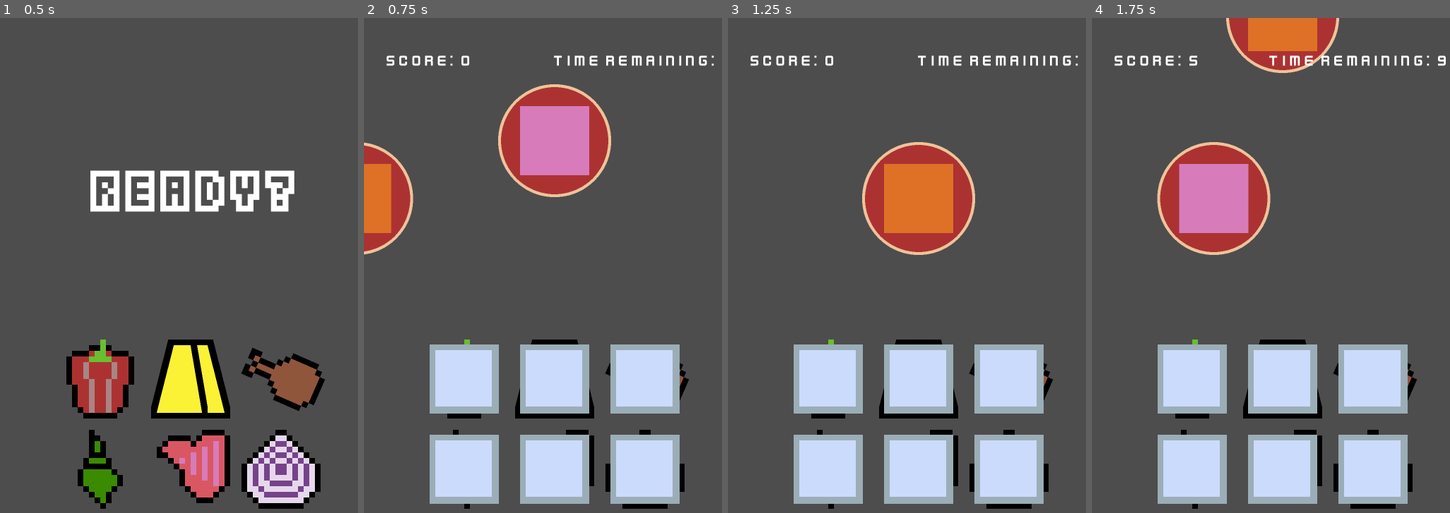
Above: before the commit, frames 1-4 (left to right).
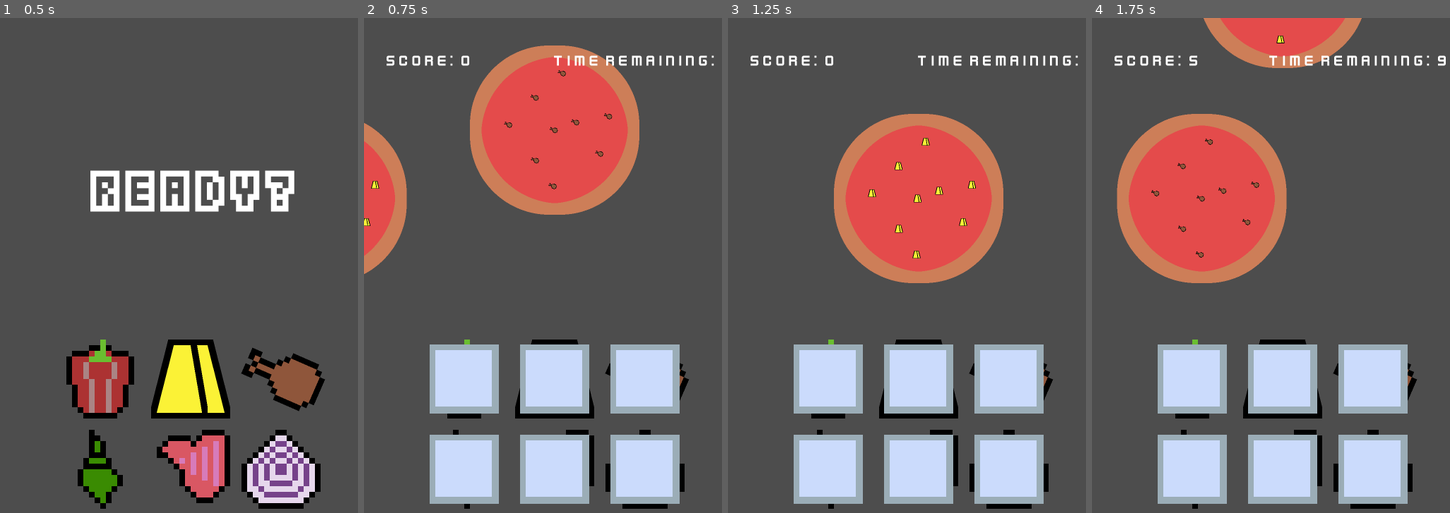
Above: after the commit, the same moments.

Repository: msanatan/EasyPizza
Game: Godot game, scene res://levels/main/game.tscn
The game is run twice, just before and just after one commit, with the same random seed, the same clock (stepped at 60 frames per second) and the same inputs.
Inputs (mouse positions are in pixels of both pictures, inside the frame that each line leads up to):
- Up to frame 1 (0.5 s): no input
- Up to frame 2 (0.75 s): tap Enter at 0.5 s; move the mouse to (464, 379) at 0.52 s; click (464, 379) at 0.6 s
- Up to frame 3 (1.25 s): no input
- Up to frame 4 (1.75 s): move the mouse to (1281, 379) at 1.27 s; click (1281, 379) at 1.35 s

Frame 1 is identical in both runs. In frame 2, 16% of the frame differs, in the area x 0-77%, y 5-52%; in frame 3, 13%; in frame 4, 17%, in the area x 6-76%, y 0-54%.

Commit message:
Make pizza show mini versions of the toppings
OK, this visual cue actually works out!

Diff:
--- a/pizza/pizza.gd
+++ b/pizza/pizza.gd
@@ -2,24 +2,33 @@
 extends Sprite2D
 
 @onready var animation_player = $AnimationPlayer
+@onready var toppings_container = $Toppings
 
 var original_position: Vector2
+var toppings: Array[Sprite2D]
+var toppings_placeholder_texture: Texture2D
 
 func _ready():
 	original_position = position
+	toppings_placeholder_texture = toppings_container.get_child(0).texture
+	for child in toppings_container.get_children():
+		toppings.append(child as Sprite2D)
 
 
 ## Show toppings on pizza
 func add_toppings(ingredients: Array[IngredientData]) -> void:
-	for ingredient in ingredients:
-		var ingredient_sprite = Sprite2D.new()
-		ingredient_sprite.texture = ingredient.pizza_texture
-		add_child(ingredient_sprite)
+	var current_ingredient = 0
+	var different_ingredients = ingredients.size()
+	for topping in toppings:
+		topping.texture = ingredients[current_ingredient].container_texture
+		current_ingredient = (current_ingredient + 1) % different_ingredients
 
 
 ## Return the pizza to it's original state after it's used
 func reset() -> void:
 	position = original_position
+	for topping in toppings:
+		topping.texture = toppings_placeholder_texture
 
 
 ## Add toppings and bring pizza into the centre
--- a/pizza/pizza.tscn
+++ b/pizza/pizza.tscn
@@ -1,7 +1,8 @@
-[gd_scene load_steps=6 format=3 uid="uid://11imkwjsocn7"]
+[gd_scene load_steps=7 format=3 uid="uid://11imkwjsocn7"]
 
-[ext_resource type="Texture2D" uid="uid://ctes3ctutw8n5" path="res://assets/images/pizza-placeholder.png" id="1_lvlkb"]
+[ext_resource type="Texture2D" uid="uid://beervkqk3yhj1" path="res://assets/images/pizza.png" id="1_eu3qy"]
 [ext_resource type="Script" path="res://pizza/pizza.gd" id="2_k2syf"]
+[ext_resource type="Texture2D" uid="uid://ckpqdq7cgy8ej" path="res://assets/aseprite/ingredient-placeholder.png" id="3_r6iwl"]
 
 [sub_resource type="Animation" id="Animation_jgq6y"]
 resource_name = "pizza_enter_scene"
@@ -16,7 +17,7 @@
 "times": PackedFloat32Array(0, 0.5),
 "transitions": PackedFloat32Array(1, 1),
 "update": 0,
-"values": [Vector2(-192, 512), Vector2(540, 512)]
+"values": [Vector2(-320, 512), Vector2(540, 512)]
 }
 
 [sub_resource type="Animation" id="Animation_b1x7j"]
@@ -32,7 +33,7 @@
 "times": PackedFloat32Array(0, 0.5),
 "transitions": PackedFloat32Array(1, 1),
 "update": 0,
-"values": [Vector2(540, 512), Vector2(540, -192)]
+"values": [Vector2(540, 512), Vector2(540, -320)]
 }
 
 [sub_resource type="AnimationLibrary" id="AnimationLibrary_qdv0e"]
@@ -42,9 +43,56 @@
 }
 
 [node name="Pizza" type="Sprite2D"]
-position = Vector2(-192, 512)
-texture = ExtResource("1_lvlkb")
+position = Vector2(-320, 512)
+texture = ExtResource("1_eu3qy")
 script = ExtResource("2_k2syf")
+
+[node name="Toppings" type="Node2D" parent="."]
+
+[node name="Topping01" type="Sprite2D" parent="Toppings"]
+position = Vector2(-3, 0)
+scale = Vector2(0.1, 0.1)
+texture = ExtResource("3_r6iwl")
+
+[node name="Topping02" type="Sprite2D" parent="Toppings"]
+position = Vector2(-6, 159)
+scale = Vector2(0.1, 0.1)
+texture = ExtResource("3_r6iwl")
+
+[node name="Topping03" type="Sprite2D" parent="Toppings"]
+position = Vector2(151, -39)
+scale = Vector2(0.1, 0.1)
+texture = ExtResource("3_r6iwl")
+
+[node name="Topping04" type="Sprite2D" parent="Toppings"]
+position = Vector2(58, -22)
+scale = Vector2(0.1, 0.1)
+texture = ExtResource("3_r6iwl")
+
+[node name="Topping05" type="Sprite2D" parent="Toppings"]
+position = Vector2(126, 67)
+scale = Vector2(0.1, 0.1)
+texture = ExtResource("3_r6iwl")
+
+[node name="Topping06" type="Sprite2D" parent="Toppings"]
+position = Vector2(-56, 86)
+scale = Vector2(0.1, 0.1)
+texture = ExtResource("3_r6iwl")
+
+[node name="Topping07" type="Sprite2D" parent="Toppings"]
+position = Vector2(20, -161)
+scale = Vector2(0.1, 0.1)
+texture = ExtResource("3_r6iwl")
+
+[node name="Topping08" type="Sprite2D" parent="Toppings"]
+position = Vector2(-57, -92)
+scale = Vector2(0.1, 0.1)
+texture = ExtResource("3_r6iwl")
+
+[node name="Topping09" type="Sprite2D" parent="Toppings"]
+position = Vector2(-132, -15)
+scale = Vector2(0.1, 0.1)
+texture = ExtResource("3_r6iwl")
 
 [node name="AnimationPlayer" type="AnimationPlayer" parent="."]
 libraries = {
Binary file added: assets/aseprite/ingredient-placeholder.aseprite
Binary file added: assets/aseprite/ingredient-placeholder.png
Not shown, added: assets/aseprite/ingredient-placeholder.png.import
Binary file added: assets/aseprite/pizza.aseprite
Binary file added: assets/images/pizza.png
Not shown, added: assets/images/pizza.png.import
